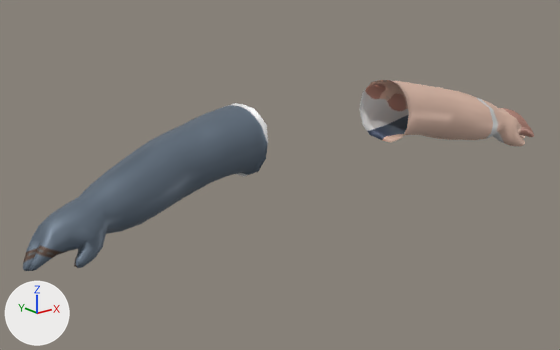
A saved change to the FBX model Solution/HelloDinner/FBXConverter/Resources/Anim/1st_Player/pig_first_person.fbx.
Camera for both pictures: a 50 mm lens placed at (-1.451, -1.803, 0.395), pointed at (-0.116, -0.133, -0.273). Arrows for +X, +Y and +Z are at lower left; the lights stay in place. The first picture is the older version.

The first picture shows 'pig_body'.
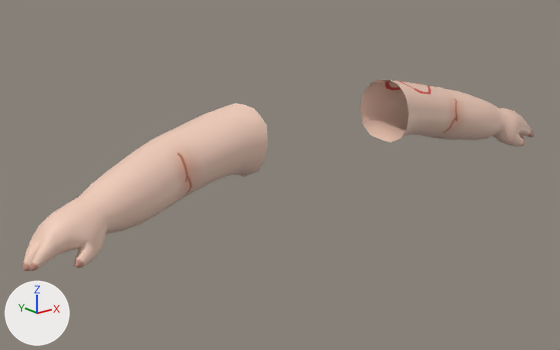
The newer file is also turned or shifted as a whole; pictures and numbers use the older file's frame.

Boxes (x1, y1, x2, y2) around the edits, measured in the pictures (560 x 350 px; the box of a moved part takes in the faces that stretch with it):
part 1 of me_pig_body, moved or reshaped
    before: (181, 80, 442, 177)
    after: (180, 80, 442, 177)
part 2 of me_pig_body, moved or reshaped
    both: (25, 253, 35, 271)
part 3 of me_pig_body, recoloured (blue to beige)
    both: (23, 83, 533, 271)

Patch to the scene script:
```diff
--- a/Solution/HelloDinner/FBXConverter/Resources/Anim/1st_Player/pig_first_person.fbx.py
+++ b/Solution/HelloDinner/FBXConverter/Resources/Anim/1st_Player/pig_first_person.fbx.py
@@ mat_object002_001 @@
+mat_object002_001 = principled_material('Object002.001')
+mat_object002_001.texture = img_pig_body_alb_png  # with its transparency
@@ me_pig_body @@
 # used by ob_pig_body; location = (0.004, -0.228, -0.004)
-me_pig_body.from_pydata(...)  # 556 vertices, 554 faces; spans x -0.92..0.92, y -0.08..0.16, z -0.31..-0.03
+me_pig_body.from_pydata(...)  # 582 vertices, 580 faces; spans x -0.92..0.92, y -0.08..0.16, z -0.31..-0.03
+# me_pig_body part 1
+# 38 vertices are removed from x -0.42..0.42, y -0.03..0.16, z -0.22..-0.04
+# 84 faces are deleted
+# 7 vertices move within x -0.45..0.38, y -0.03..0.12, z -0.22..-0.05
+# 64 vertices are added at x -0.4..0.4, y -0.04..0.16, z -0.23..-0.04
+# 110 new faces join them
+# me_pig_body part 2
+# 6 faces are deleted
+# 2 vertices move within x -0.91, y -0.02, z -0.3
+# 6 new faces join them
+# me_pig_body part 3: 466 faces spanning x -0.92..0.92, y -0.08..0.16, z -0.31..-0.06 switch from mat_pig_body to mat_object002_001 (picture img_pig_body_alb_png)
```
